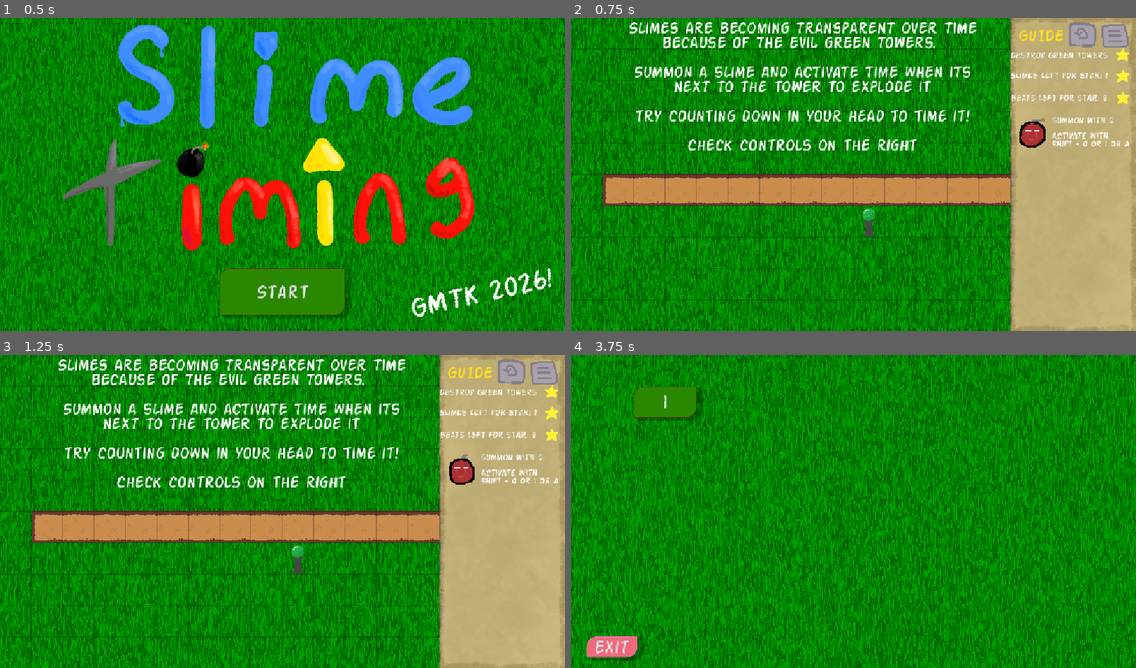
Above: before the commit, frames 1-4 (two rows, left to right).
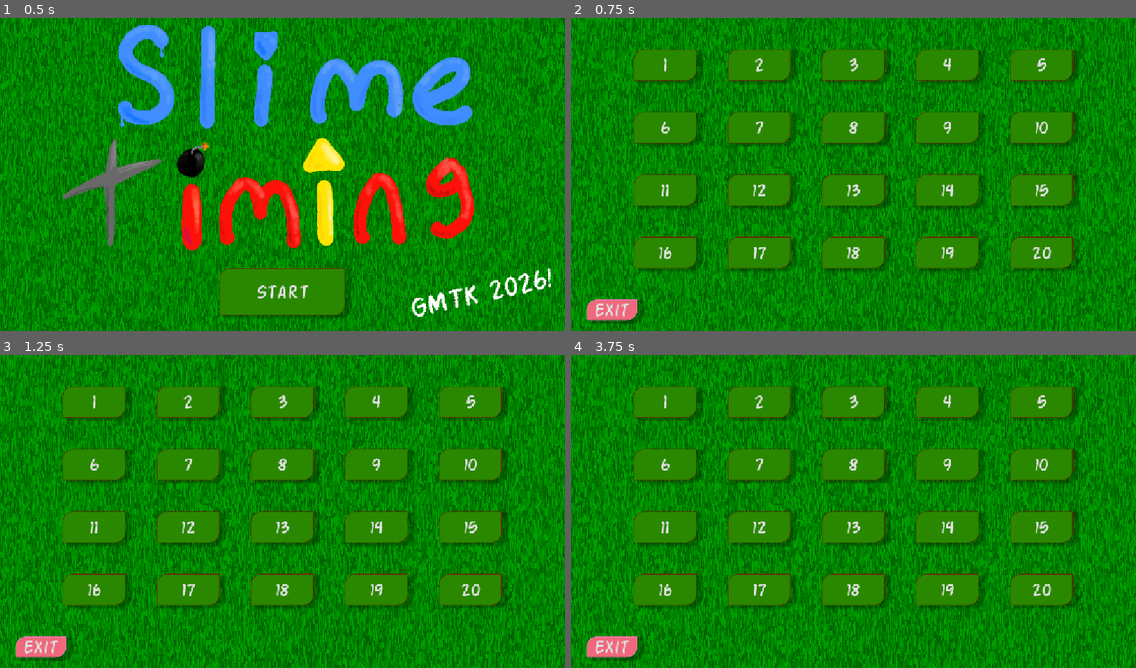
Above: after the commit, the same moments.

Repository: PeanutPiglet/SlimeTiming
Game: Godot game, scene res://levels/level_host.tscn
The game is run twice, just before and just after one commit, with the same random seed, the same clock (stepped at 60 frames per second) and the same inputs.
Inputs (mouse positions are in pixels of both pictures, inside the frame that each line leads up to):
- Up to frame 1 (0.5 s): no input
- Up to frame 2 (0.75 s): click "Start" at 0.5 s
- Up to frame 3 (1.25 s): no input
- Up to frame 4 (3.75 s): click (1085, 370) at 1.27 s; click (1085, 370) at 2.02 s; click (1085, 370) at 2.77 s; click (1113, 373) at 3.52 s

Frame 1 is identical in both runs. In frame 2, 68% of the frame differs, in the area x 0-100%, y 0-100%; in frame 3, 68%; in frame 4, 24%.

Commit message:
asdfjokl;fsd

Diff:
--- a/levels/level18.tscn
+++ b/levels/level18.tscn
@@ -12,7 +12,7 @@
 [node name="Level2" type="Node2D" unique_id=1507277628]
 script = ExtResource("1_6j7hd")
 min_beats = 15
-min_troops = 2
+min_troops = 3
 
 [node name="Grid" parent="." unique_id=1628908688 instance=ExtResource("2_qsiuu")]
 z_index = -1000
@@ -26,6 +26,9 @@
 
 [node name="Strongbase3" parent="tower_list" unique_id=2088341078 instance=ExtResource("3_0jg26")]
 position = Vector2(576, 384)
+
+[node name="Strongbase4" parent="tower_list" unique_id=797555590 instance=ExtResource("3_0jg26")]
+position = Vector2(384, 320)
 
 [node name="TowerTeleporter" parent="tower_list" unique_id=464087738 node_paths=PackedStringArray("destination", "tower") instance=ExtResource("6_3yipn")]
 position = Vector2(768, 448)
--- a/levels/level19.tscn
+++ b/levels/level19.tscn
@@ -3,6 +3,7 @@
 [ext_resource type="Script" uid="uid://d1f2qo6m5k8js" path="res://scripts/level.gd" id="1_gjhwx"]
 [ext_resource type="PackedScene" uid="uid://b1rxcvtae7ibo" path="res://levels/grid.tscn" id="2_p12sf"]
 [ext_resource type="PackedScene" uid="uid://ccsn6t30diomv" path="res://towers/strongestbase.tscn" id="4_q6ydw"]
+[ext_resource type="PackedScene" uid="uid://bptuvu374ctg8" path="res://towers/base.tscn" id="5_0ilef"]
 [ext_resource type="Texture2D" uid="uid://bvvtme03me1y1" path="res://assets/grass.png" id="5_f2ep2"]
 [ext_resource type="PackedScene" uid="uid://ceusvvbxxqo4l" path="res://special/tower_teleporter.tscn" id="5_nfa13"]
 [ext_resource type="Texture2D" uid="uid://crfks4243quod" path="res://assets/grid.png" id="6_0ilef"]
@@ -15,7 +16,7 @@
 
 [node name="Grid" parent="." unique_id=1628908688 instance=ExtResource("2_p12sf")]
 z_index = -1000
-tile_map_data = PackedByteArray("AAAPAAkAAAADAAMAAAAQAAkAAAA …(424 unchanged characters)… PAAUAAAADAAMAAAAPAAYAAAADAAMAAAAGAAQAAAAEAAAAAAAGAAUAAAADAAEAAAAGAAYAAAAEAAAAADAHAAYAAAADAAEAAFAIAAYAAAAEAAAAAAAEAAQAAAADAAAAAGAFAAQAAAADAAEAAFAIAAcAAAADAAEAAAAIAAgAAAADAAEAAAAIAAkAAAADAAEAAAA=")
+tile_map_data = PackedByteArray("AAAPAAkAAAADAAMAAAAQAAkAAAA …(424 unchanged characters)… PAAUAAAADAAMAAAAPAAYAAAADAAMAAAAGAAQAAAADAAEAAFAIAAYAAAADAAEAAAAEAAQAAAADAAAAAGAFAAQAAAADAAEAAFAIAAcAAAADAAEAAAAIAAgAAAADAAEAAAAIAAkAAAADAAEAAAAHAAQAAAADAAEAAFAIAAQAAAAEAAAAAAAIAAUAAAADAAEAAAA=")
 metadata/_edit_lock_ = true
 
 [node name="Spawn" type="Node2D" parent="." unique_id=1990253497]
@@ -24,7 +25,7 @@
 [node name="tower_list" type="Node2D" parent="." unique_id=1557023929]
 
 [node name="TowerTeleporter" parent="tower_list" unique_id=464087738 node_paths=PackedStringArray("destination") instance=ExtResource("5_nfa13")]
-position = Vector2(512, 192)
+position = Vector2(576, 192)
 destination = NodePath("../TowerTeleporter2")
 
 [node name="TowerTeleporter2" parent="tower_list" unique_id=1671236844 node_paths=PackedStringArray("destination", "tower") instance=ExtResource("5_nfa13")]
@@ -34,6 +35,12 @@
 
 [node name="Strongest base" parent="tower_list" unique_id=2116366069 instance=ExtResource("4_q6ydw")]
 position = Vector2(320, 448)
+
+[node name="Base" parent="tower_list" unique_id=2088341078 instance=ExtResource("5_0ilef")]
+position = Vector2(320, 64)
+
+[node name="Base2" parent="tower_list" unique_id=2013148029 instance=ExtResource("5_0ilef")]
+position = Vector2(448, 320)
 
 [node name="visuals" type="Node2D" parent="." unique_id=283502484]
 metadata/_edit_lock_ = true
--- a/scripts/level_completed.gd
+++ b/scripts/level_completed.gd
@@ -1,6 +1,6 @@
 extends Node
 
-var furthest = 1
+var furthest = 20
 # Called when the node enters the scene tree for the first time.
 var stars = {0:[false,false,false]}
 
